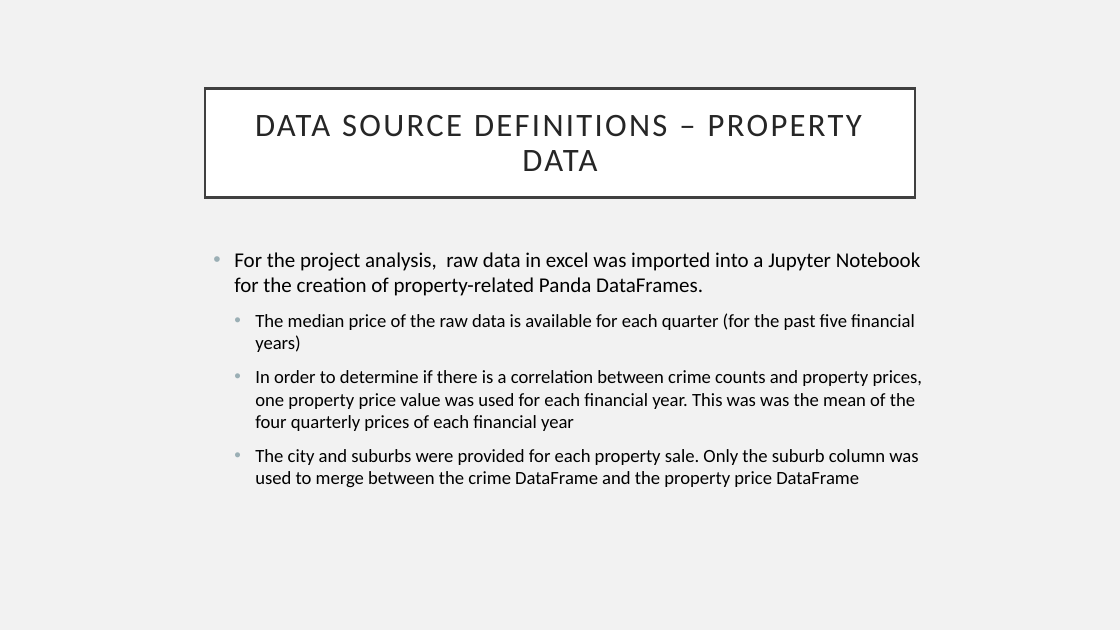
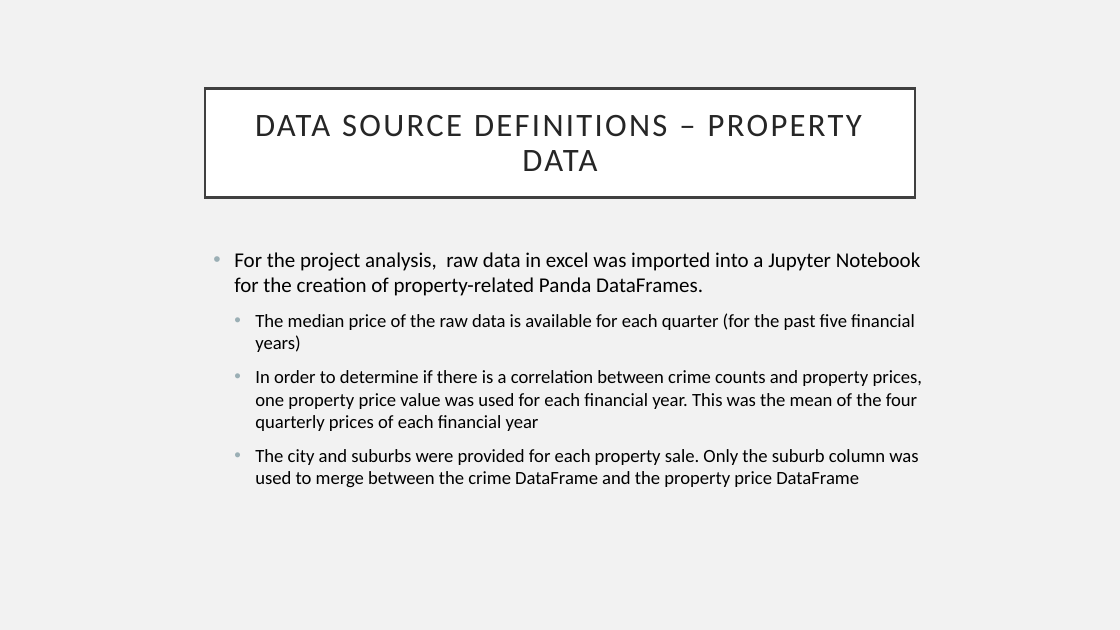
Before and after one commit to Sprettle/Chevrolet-Chilis, a slide deck: slide 5 of Project 1 Presentation.pptx. Drawn at 1120x630 pixels with LibreOffice and Linux fonts; fonts in the diff are those of the drawing. Boxes give left, top, right and bottom in pixels: in the first picture for what was removed or moved away, otherwise in the second. Text is boxed around its words. In the diff, an @@ line names an element or a change of style, - is before the commit and + after.

```diff
--- a/Project 1 Presentation.pptx
+++ b/Project 1 Presentation.pptx
@@ text at (255, 370, 923, 431): text changed @@
-  • In order to determine if there is a correlation between crime counts and property prices, one property price value was used for each financial year. This was was the mean of the four quarterly prices of each financial year
+  • In order to determine if there is a correlation between crime counts and property prices, one property price value was used for each financial year. This was the mean of the four quarterly prices of each financial year
```
Also in this commit, not shown: 1 other slide changed, 4 slides removed.
